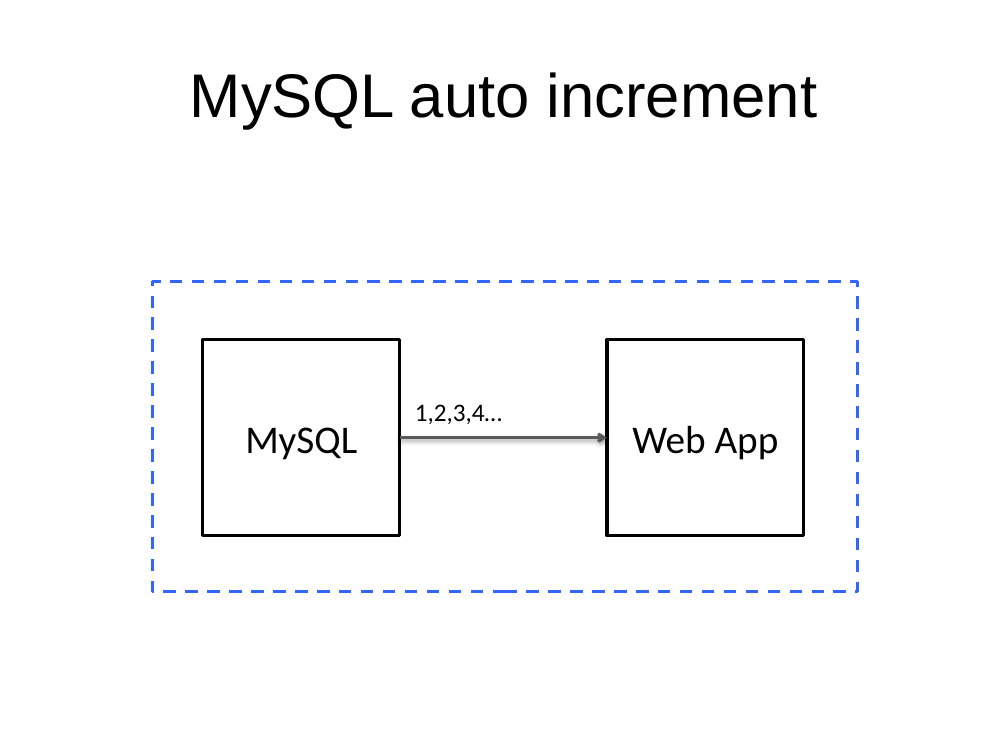
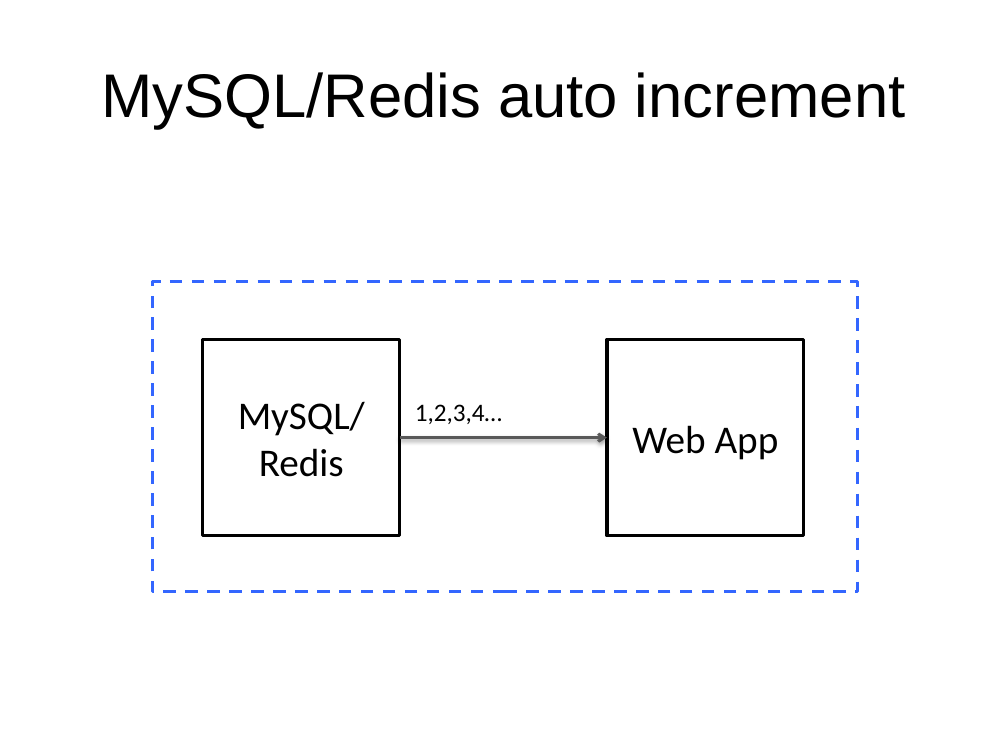
Before and after one commit to bingoohuang/idworker, a slide deck: slide 2 of IDWorkerIntro.pptx. Drawn at 1008x756 pixels with LibreOffice and Linux fonts; fonts in the diff are those of the drawing. Boxes give left, top, right and bottom in pixels: in the first picture for what was removed or moved away, otherwise in the second. Text is boxed around its words. In the diff, an @@ line names an element or a change of style, - is before the commit and + after.

Commit message:
change pptx

```diff
--- a/IDWorkerIntro.pptx
+++ b/IDWorkerIntro.pptx
@@ title at <box>101,72,905,129</box>: text changed @@
-MySQL auto increment
+MySQL/Redis auto increment
@@ text in rectangle at <box>238,401,365,477</box>: text changed @@
-MySQL
+MySQL/Redis
```
